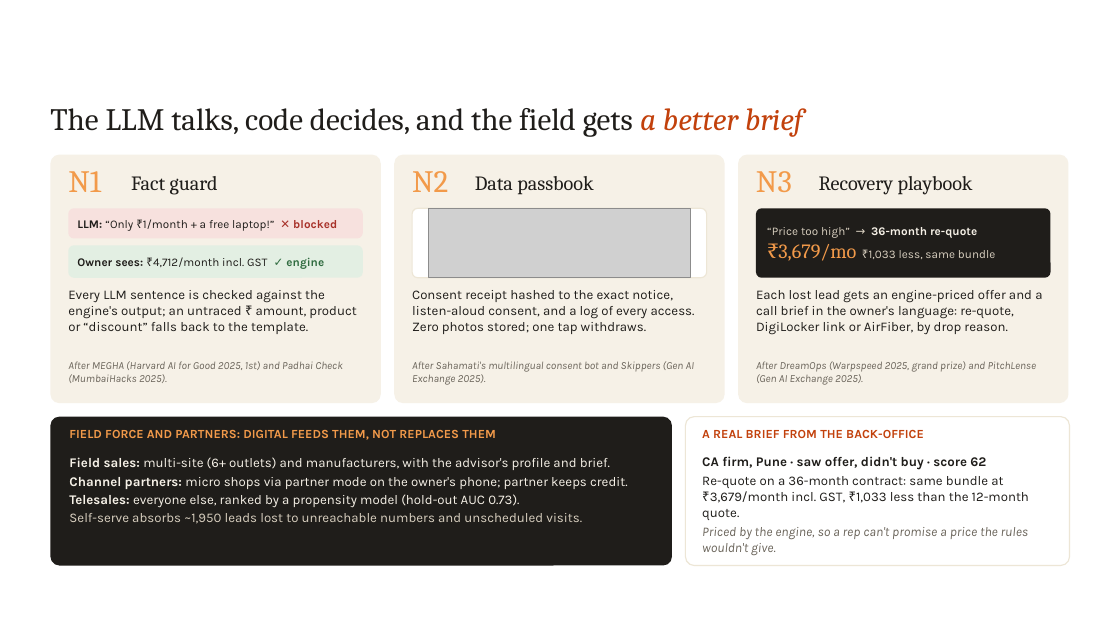
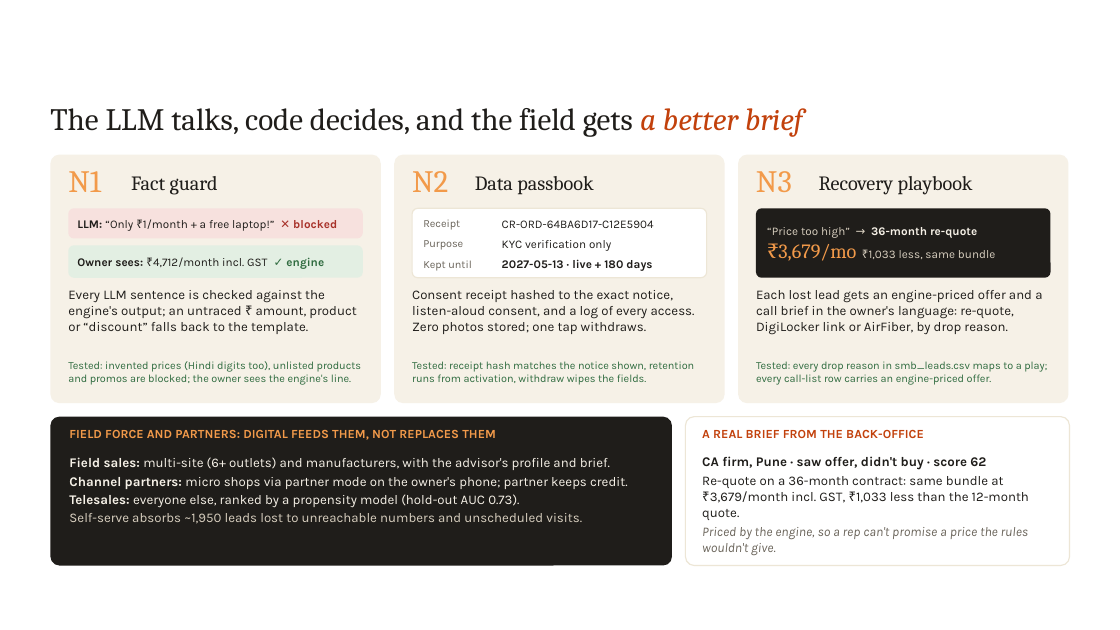
Before and after one commit to RheaSinghal/Airtel, a slide deck: slide 5 of Kernel_TIET.pptx. Drawn at 1120x630 pixels with LibreOffice and Linux fonts; fonts in the diff are those of the drawing; grey boxes stand for pictures; background and template pictures are left out. Boxes give left, top, right and bottom in pixels: in the first picture for what was removed or moved away, otherwise in the second. Text is boxed around its words. In the diff, an @@ line names an element or a change of style, - is before the commit and + after.

```diff
--- a/Kernel_TIET.pptx
+++ b/Kernel_TIET.pptx
@@ picture removed at (429, 208, 691, 278) @@
@@ text added at (423, 220, 460, 230), 7 pt, text #6B655B @@
+Receipt
@@ text added at (502, 220, 654, 228), 7.5 pt, text #1F1D1A @@
+CR-ORD-64BA6D17-C12E5904
@@ text added at (423, 240, 463, 250), 7 pt, text #6B655B @@
+Purpose
@@ text added at (423, 260, 471, 271), 7 pt, text #6B655B @@
+Kept until
@@ text added at (502, 240, 611, 251), 7.5 pt, text #1F1D1A @@
+KYC verification only
@@ text added at (502, 259, 652, 271), 7.5 pt, text #1F1D1A, bold @@
+2027-05-13 · live + 180 days
@@ text at (68, 361, 362, 385): text changed; text colour #6B655B to #2F6B3F; italic off @@
-After MEGHA (Harvard AI for Good 2025, 1st) and Padhai Check (MumbaiHacks 2025).
+Tested: invented prices (Hindi digits too), unlisted products and promos are blocked; the owner sees the engine's line.
@@ text at (412, 361, 694, 385): text changed; text colour #6B655B to #2F6B3F; italic off @@
-After Sahamati's multilingual consent bot and Skippers (Gen AI Exchange 2025).
+Tested: receipt hash matches the notice shown, retention runs from activation, withdraw wipes the fields.
@@ text at (756, 361, 1047, 385): text changed; text colour #6B655B to #2F6B3F; italic off @@
-After DreamOps (Warpspeed 2025, grand prize) and PitchLense (Gen AI Exchange 2025).
+Tested: every drop reason in smb_leads.csv maps to a play; every call-list row carries an engine-priced offer.
```
Also in this commit, not shown: 5 other slides changed, 4 other files.
